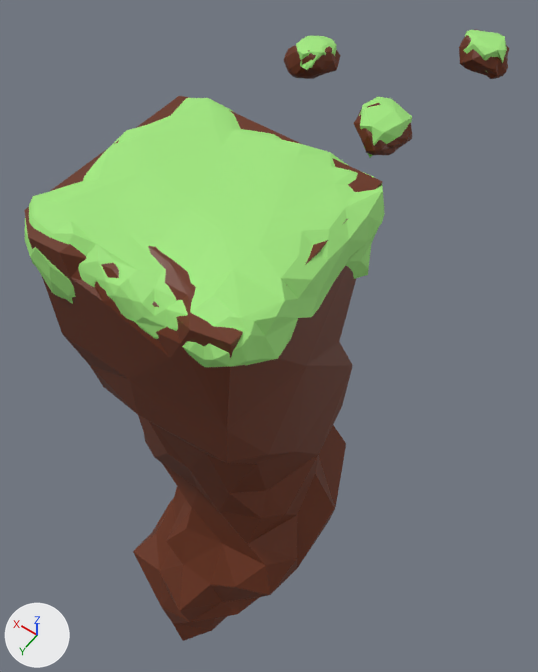
The FBX model Progetto/Assets/Modelli/Terrain/PrimoLivello/Uno_Isola4.fbx: old version first, new version second.
Before and after are seen from a 50 mm lens placed at (-2.01, 3.48, 6.99), pointed at (0.24, 0.32, 2.03). The lights are fixed; the arrows at lower left show +X, +Y and +Z. Where no turn or scale is listed for an object, it has been applied to the vertices.
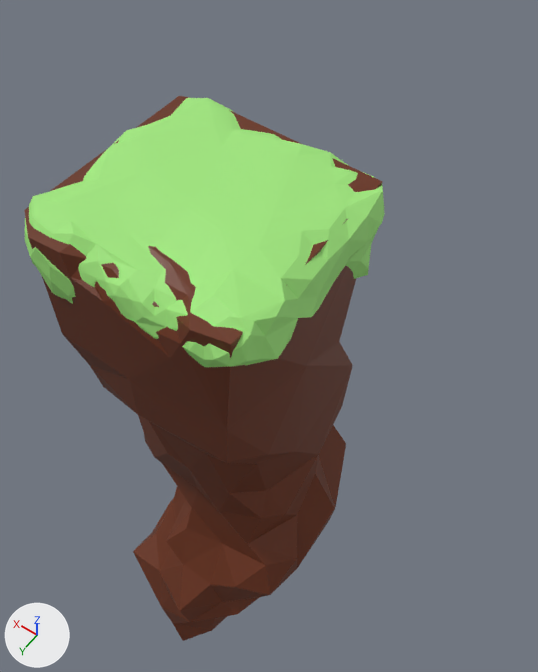
Diff of the bpy script that builds the scene:
```diff
--- a/Progetto/Assets/Modelli/Terrain/PrimoLivello/Uno_Isola4.fbx.py
+++ b/Progetto/Assets/Modelli/Terrain/PrimoLivello/Uno_Isola4.fbx.py
@@ ob_sphere_028 @@
-ob_sphere_028 = bpy.data.objects.new('Sphere.028', me_sphere_001)
-ob_sphere_028.location = (-0.57, -0.94, 4.34)
@@ ob_sphere_033 @@
-ob_sphere_033 = bpy.data.objects.new('Sphere.033', me_sphere_004)
-ob_sphere_033.location = (-0.42, 0.1, 4.31)
@@ ob_sphere_031 @@
-ob_sphere_031 = bpy.data.objects.new('Sphere.031', me_sphere_002)
-ob_sphere_031.location = (0.37, -0.4, 4.24)
@@ ob_sphere_030 @@
-ob_sphere_030 = bpy.data.objects.new('Sphere.030', me_sphere_003)
-ob_sphere_030.location = (0.39, -0.39, 4.19)
@@ ob_sphere_032 @@
-ob_sphere_032 = bpy.data.objects.new('Sphere.032', me_sphere_005)
-ob_sphere_032.location = (-0.42, 0.11, 4.27)
@@ ob_sphere_029 @@
-ob_sphere_029 = bpy.data.objects.new('Sphere.029', me_sphere_000)
-ob_sphere_029.location = (-0.57, -0.97, 4.28)
```

Where the change shows, as pixel boxes [x1, y1, x2, y2] in the pictures (538 x 672 px):
'Sphere.033', deleted (green): before [359, 96, 412, 158]
'Sphere.030', deleted (brown): before [284, 45, 340, 79]
'Sphere.029', deleted (brown): before [459, 29, 509, 79]
'Sphere.028', deleted (green): before [463, 30, 507, 72]
'Sphere.032', deleted (brown): before [354, 103, 412, 155]
'Sphere.031', deleted (green): before [296, 36, 337, 70]
